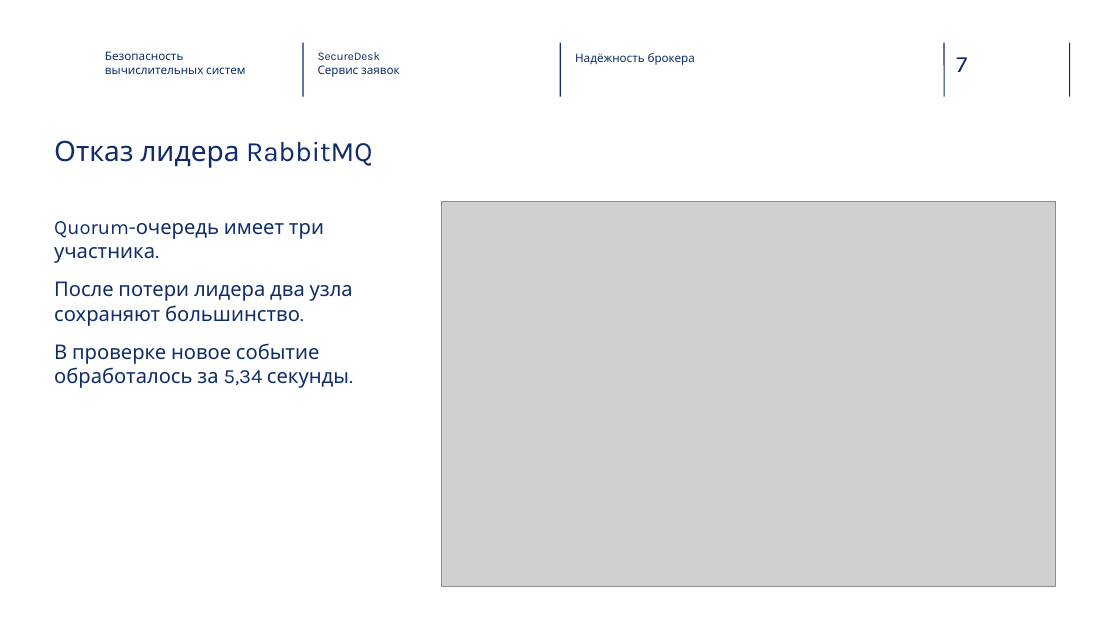
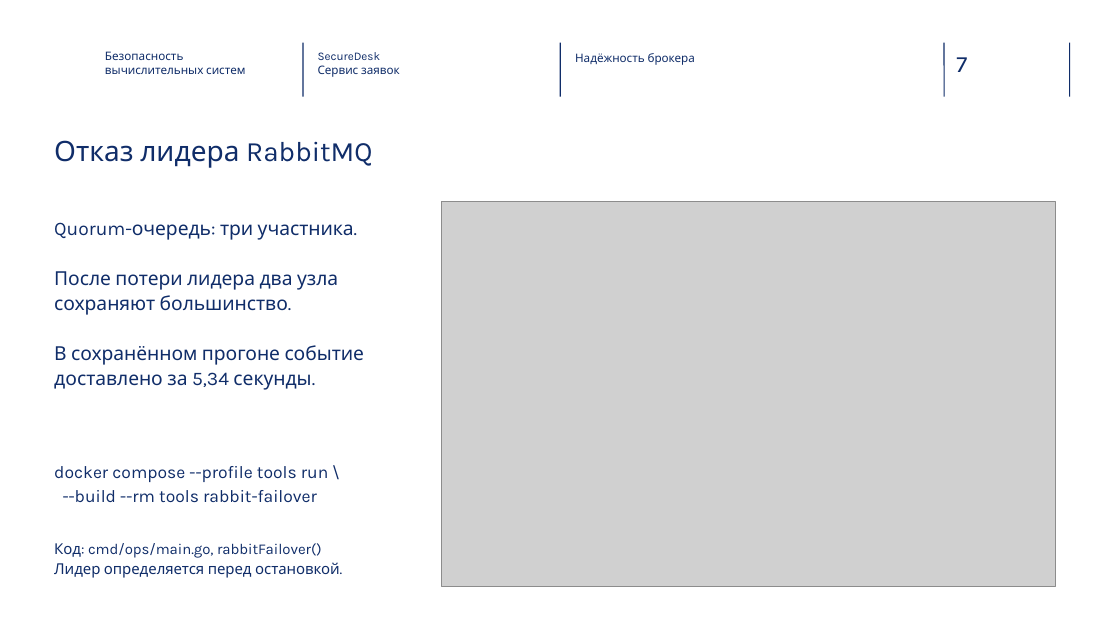
Before and after one commit to alalzhukof/vk-task, a slide deck: slide 7 of SecureDesk-HSE-v2.pptx. Drawn at 1120x630 pixels with LibreOffice and Linux fonts; fonts in the diff are those of the drawing; grey boxes stand for pictures; background and template pictures are left out. Boxes give left, top, right and bottom in pixels: in the first picture for what was removed or moved away, otherwise in the second. Text is boxed around its words. In the diff, an @@ line names an element or a change of style, - is before the commit and + after.

```diff
--- a/SecureDesk-HSE-v2.pptx
+++ b/SecureDesk-HSE-v2.pptx
@@ text at (54, 222, 365, 390): text changed; size 17.2 to 16.5 pt @@
-Quorum-очередь имеет три участника.
-После потери лидера два узла сохраняют большинство.
-В проверке новое событие обработалось за 5,34 секунды.
+Quorum-очередь: три участника.
+После потери лидера два узла
+сохраняют большинство.
+В сохранённом прогоне событие
+доставлено за 5,34 секунды.
@@ text added at (54, 466, 328, 503), 15 pt, text #102D69 @@
+docker compose --profile tools run \
+--build --rm tools rabbit-failover
@@ text added at (54, 543, 340, 578), 12.8 pt, text #102D69 @@
+Код: cmd/ops/main.go, rabbitFailover()
+Лидер определяется перед остановкой.
```
Also in this commit, not shown: 9 other slides changed, 2 slides added.
